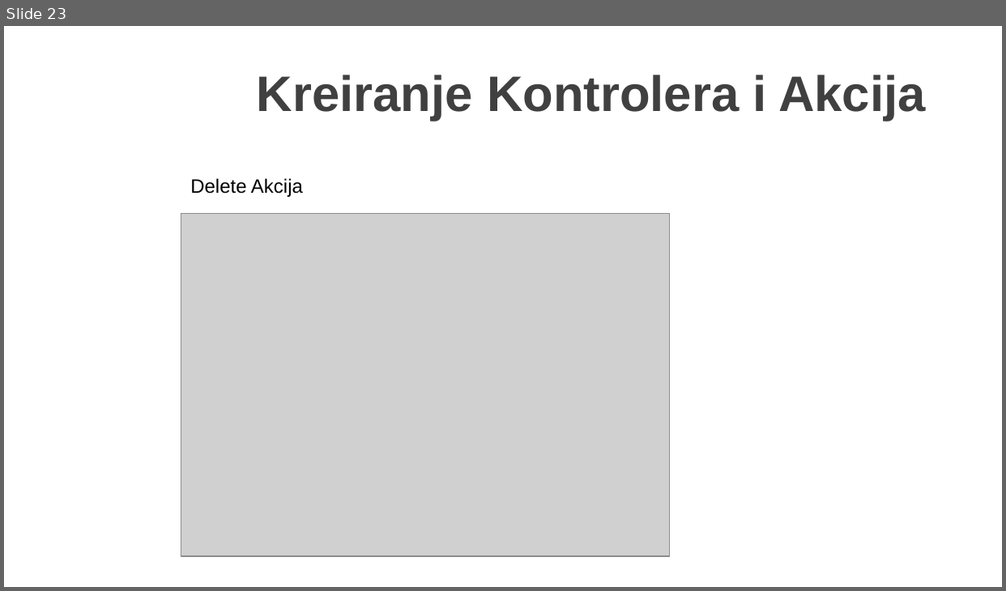
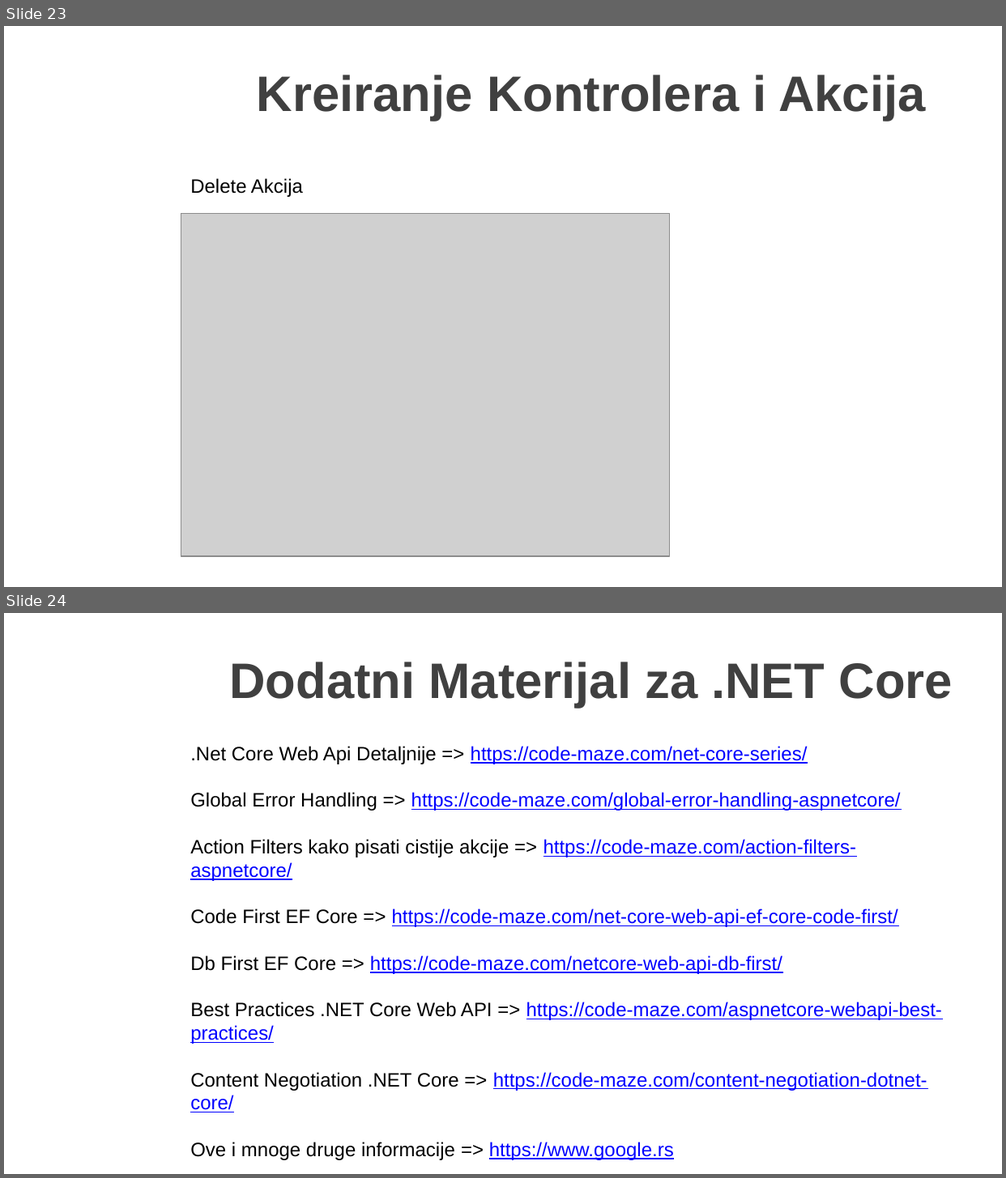
Before and after one commit to MarinkoSpasojevic/predavanje-netcore-angular, a slide deck: .NET Core i Angular Web Dev.pptx. Shown one above the other, each under a label of ours: slide 23 before the commit, slides 23 and 24 after it. The pictures are 1006x591 and 1006x1178 pixels, drawn with LibreOffice and Linux fonts; fonts in the diff are those of the drawing; grey boxes stand for pictures; background and template pictures are left out. Boxes give left, top, right and bottom in pixels: in the first picture for what was removed or moved away, otherwise in the second. Text is boxed around its words. In the diff, an @@ line names an element or a change of style, - is before the commit and + after.

Commit message:
Linkovi za dalje ucenje

```diff
--- a/.NET Core i Angular Web Dev.pptx
+++ b/.NET Core i Angular Web Dev.pptx
@@ slide 24 added at [4,613,1002,1174], background picture (left out) @@
@@ title added at [229,662,953,708], 36 pt, text #404040, bold @@
+Dodatni Materijal za .NET Core
@@ text added at [190,746,942,1161], 14 pt, text #0000FF, underline @@
+.Net Core Web Api Detaljnije => https://code-maze.com/net-core-series/
+Global Error Handling => https://code-maze.com/global-error-handling-aspnetcore/
+Action Filters kako pisati cistije akcije => https://code-maze.com/action-filters-aspnetcore/
+Code First EF Core => https://code-maze.com/net-core-web-api-ef-core-code-first/
+Db First EF Core => https://code-maze.com/netcore-web-api-db-first/
+Best Practices .NET Core Web API => https://code-maze.com/aspnetcore-webapi-best-practices/
+Content Negotiation .NET Core => https://code-maze.com/content-negotiation-dotnet-core/
+Ove i mnoge druge informacije => https://www.google.rs
```
